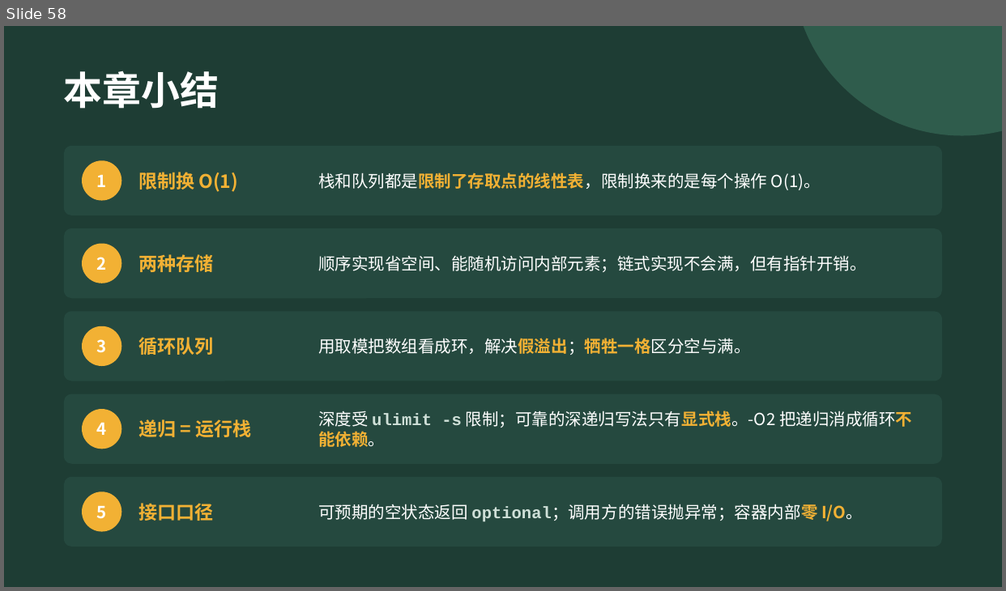
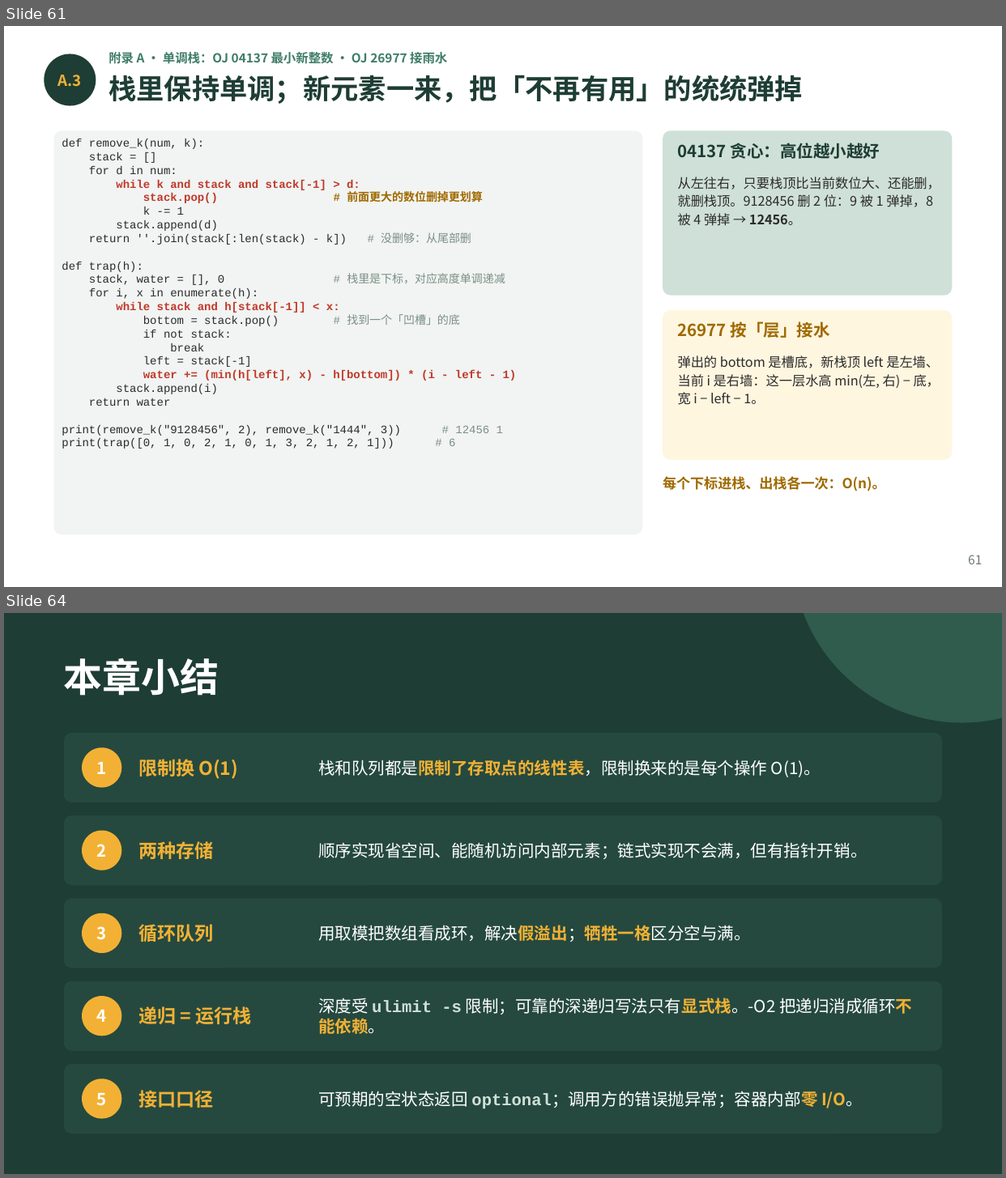
Before and after one commit to GMyhf/2026fall-cs201, a slide deck: courseware/202609_DSA_03_Stack_Queue.pptx. Shown one above the other, each under a label of ours: slide 58 before the commit, slides 61 and 64 after it; the slides between them are not shown. The pictures are 1006x591 and 1006x1178 pixels, drawn with LibreOffice and Linux fonts; fonts in the diff are those of the drawing. Boxes give left, top, right and bottom in pixels: in the first picture for what was removed or moved away, otherwise in the second. Text is boxed around its words. In the diff, an @@ line names an element or a change of style, - is before the commit and + after.

```diff
--- a/courseware/202609_DSA_03_Stack_Queue.pptx
+++ b/courseware/202609_DSA_03_Stack_Queue.pptx
@@ slide 61 added at [4,26,1002,587], background #FFFFFF @@
@@ ellipse added at [44,54,96,106], fill #1E3D34 @@
@@ text added at [108,52,447,64], 9 pt, text #3E7C68, bold @@
+附录 A · 单调栈：OJ 04137 最小新整数 · OJ 26977 接雨水
@@ text added at [58,75,82,87], 11 pt, text #F2B134, bold @@
+A.3
@@ text added at [108,75,803,104], 20 pt, text #1E3D34, bold @@
+栈里保持单调；新元素一来，把「不再有用」的统统弹掉
@@ rounded rectangle added at [54,130,642,535], fill #F1F4F2 @@
@@ text added at [62,139,517,449], 8.2 pt, text #2B2B2B @@
+def remove_k(num, k):
+stack = []
+for d in num:
+while k and stack and stack[-1] > d:
+stack.pop() # 前面更大的数位删掉更划算
+k -= 1
+stack.append(d)
+return ''.join(stack[:len(stack) - k]) # 没删够：从尾部删
+def trap(h):
+stack, water = [], 0 # 栈里是下标，对应高度单调递减
+for i, x in enumerate(h):
+while stack and h[stack[-1]] < x:
+bottom = stack.pop() # 找到一个「凹槽」的底
+if not stack:
+break
+left = stack[-1]
+water += (min(h[left], x) - h[bottom]) * (i - left - 1)
+stack.append(i)
+return water
+print(remove_k("9128456", 2), remove_k("1444", 3)) # 12456 1
+print(trap([0, 1, 0, 2, 1, 0, 1, 3, 2, 1, 2, 1])) # 6
@@ rounded rectangle added at [663,130,952,296], fill #CFE0D8 @@
@@ text added at [678,143,880,159], 12 pt, text #1E3D34, bold @@
+04137 贪心：高位越小越好
@@ text added at [678,177,940,226], 9.5 pt, text #2B2B2B @@
+从左往右，只要栈顶比当前数位大、还能删，就删栈顶。9128456 删 2 位：9 被 1 弹掉，8 被 4 弹掉 → 12456。
@@ rounded rectangle added at [663,310,952,460], fill #FFF6E0 @@
@@ text added at [678,322,830,338], 12 pt, text #A06A00, bold @@
+26977 按「层」接水
@@ text added at [678,356,940,405], 9.5 pt, text #2B2B2B @@
+弹出的 bottom 是槽底，新栈顶 left 是左墙、当前 i 是右墙：这一层水高 min(左, 右) − 底，宽 i − left − 1。
@@ text added at [663,476,886,492], 10 pt, text #A06A00, bold @@
+每个下标进栈、出栈各一次：O(n)。
@@ text added at [968,555,982,565], 9 pt, text #6B7B74 @@
+61
@@ what was slide 58 is now slide 64 @@
```
Also in this commit, not shown: 2 slides changed, 5 other slides added, 2 other files.
